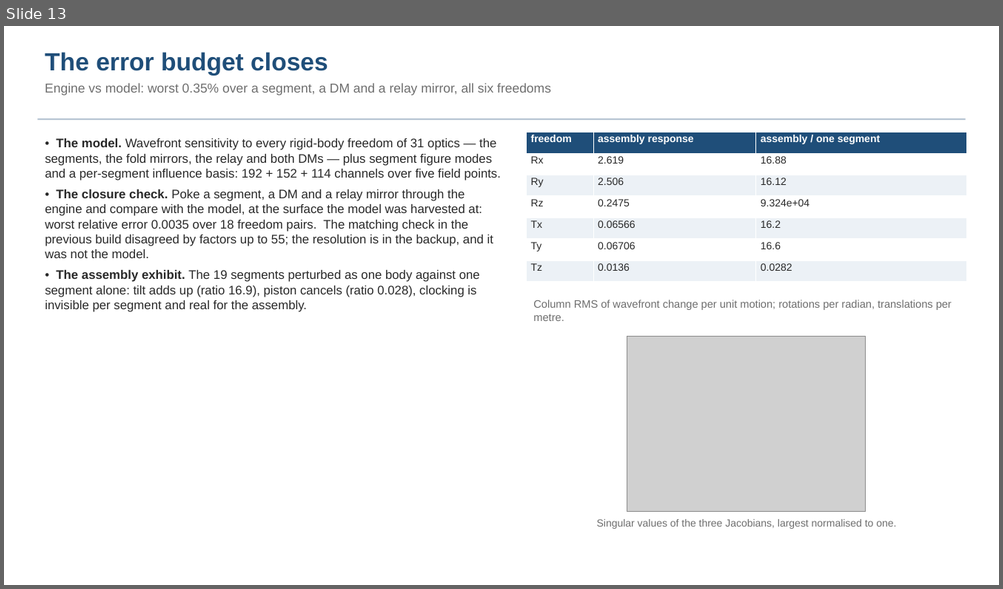
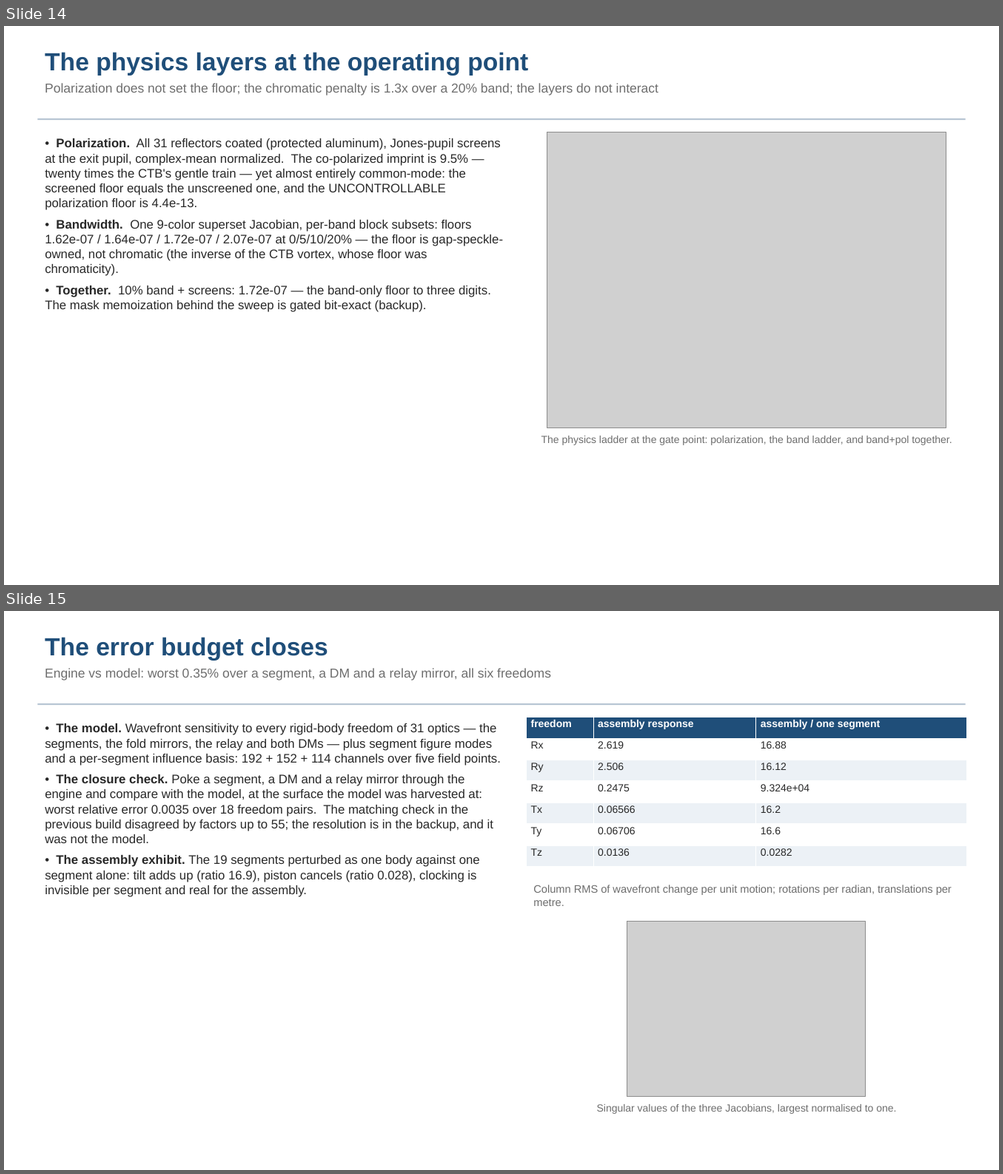
Before and after one commit to nasa-jpl/MACOS_resources, a slide deck: mmacos/templates/80_end_to_end/e2e6m_r2/deck_e2e6m_r2.pptx. Shown one above the other, each under a label of ours: slide 13 before the commit, slides 14 and 15 after it. The pictures are 1003x589 and 1003x1174 pixels, drawn with LibreOffice and Linux fonts; fonts in the diff are those of the drawing; grey boxes stand for pictures. Boxes give left, top, right and bottom in pixels: in the first picture for what was removed or moved away, otherwise in the second. Text is boxed around its words. In the diff, an @@ line names an element or a change of style, - is before the commit and + after.

```diff
--- a/mmacos/templates/80_end_to_end/e2e6m_r2/deck_e2e6m_r2.pptx
+++ b/mmacos/templates/80_end_to_end/e2e6m_r2/deck_e2e6m_r2.pptx
@@ slide 14 added at box(4, 26, 999, 585), background #FFFFFF @@
@@ text added at box(45, 52, 658, 96), 12.5 pt, text #6E6E6E @@
+The physics layers at the operating point
+Polarization does not set the floor; the chromatic penalty is 1.3x over a 20% band; the layers do not interact
@@ rectangle added at box(37, 118, 965, 120), fill #B8C6D4 @@
@@ picture added at box(547, 132, 945, 428) @@
@@ text added at box(45, 138, 503, 312), 12 pt, text #282828 @@
+• Polarization. All 31 reflectors coated (protected aluminum), Jones-pupil screens at the exit pupil, complex-mean normalized. The co-polarized imprint is 9.5% — twenty times the CTB's gentle train — yet almost entirely common-mode: the screened floor equals the unscreened one, and the UNCONTROLLABLE polarization floor is 4.4e-13.
+• Bandwidth. One 9-color superset Jacobian, per-band block subsets: floors 1.62e-07 / 1.64e-07 / 1.72e-07 / 2.07e-07 at 0/5/10/20% — the floor is gap-speckle-owned, not chromatic (the inverse of the CTB vortex, whose floor was chromaticity).
+• Together. 10% band + screens: 1.72e-07 — the band-only floor to three digits. The mask memoization behind the sweep is gated bit-exact (backup).
@@ text added at box(541, 436, 951, 446), 10 pt, text #6E6E6E @@
+The physics ladder at the gate point: polarization, the band ladder, and band+pol together.
@@ what was slide 13 is now slide 15 @@
```
Also in this commit, not shown: 4 slides changed, 1 other slide added, 5 other files.
